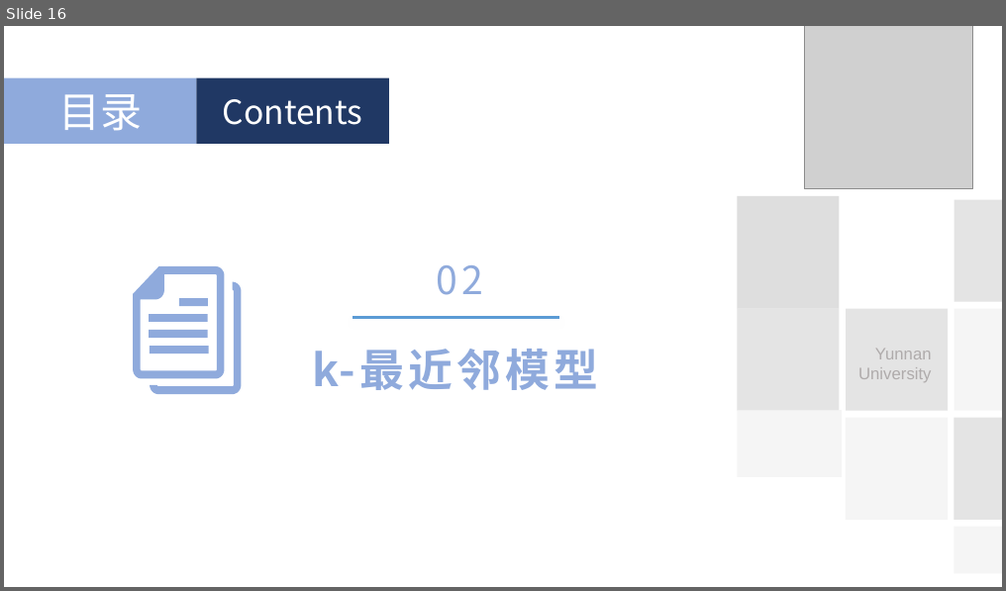
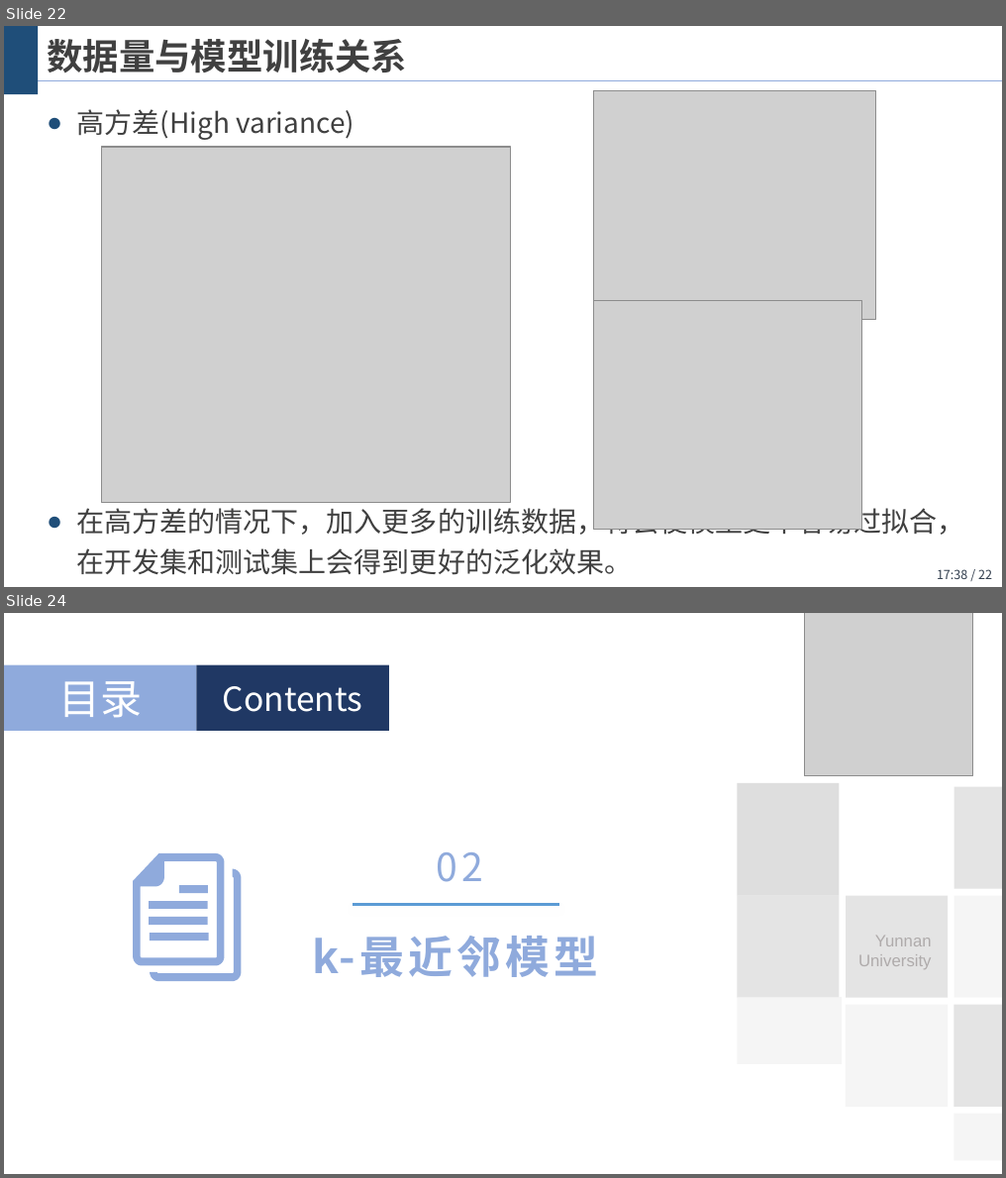
Before and after one commit to wangjin0818/Artificial_Intelligence_2021, a slide deck: chapter 04 - kNN，Naive Bayes，Decision Tree and Random Forest/统计机器学习方法.pptx. Shown one above the other, each under a label of ours: slide 16 before the commit, slides 22 and 24 after it; the slides between them are not shown. The pictures are 1006x591 and 1006x1178 pixels, drawn with LibreOffice and Linux fonts; fonts in the diff are those of the drawing; grey boxes stand for pictures; background and template pictures are left out. Boxes give left, top, right and bottom in pixels: in the first picture for what was removed or moved away, otherwise in the second. Text is boxed around its words. In the diff, an @@ line names an element or a change of style, - is before the commit and + after.

```diff
--- a/chapter 04 - kNN，Naive Bayes，Decision Tree and Random Forest/统计机器学习方法.pptx
+++ b/chapter 04 - kNN，Naive Bayes，Decision Tree and Random Forest/统计机器学习方法.pptx
@@ slide 22 added at bbox=[4, 26, 1002, 587], background #FFFFFF @@
@@ rectangle added at bbox=[4, 26, 38, 95], fill #1F4E79 @@
@@ title added at bbox=[47, 39, 407, 74], 26 pt, text #404040, bold @@
+数据量与模型训练关系
@@ line added from (4, 80) to (1002, 80), #8FAADC 0.75 pt @@
@@ text added at bbox=[76, 109, 964, 575], 20 pt, text #404040 @@
+● 高方差(High variance)
+● 在高方差的情况下，加入更多的训练数据，将会使模型更不容易过拟合，在开发集和测试集上会得到更好的泛化效果。
@@ picture added at bbox=[594, 91, 876, 319] @@
@@ picture added at bbox=[102, 147, 511, 502] @@
@@ picture added at bbox=[594, 300, 862, 529] @@
@@ page number added at bbox=[937, 570, 992, 579], 9 pt, text #333F50 @@
+17:38 / 22
@@ what was slide 16 is now slide 24 @@
```
Also in this commit, not shown: 2 slides changed, 7 other slides added, 2 slides removed, 1 other file.
